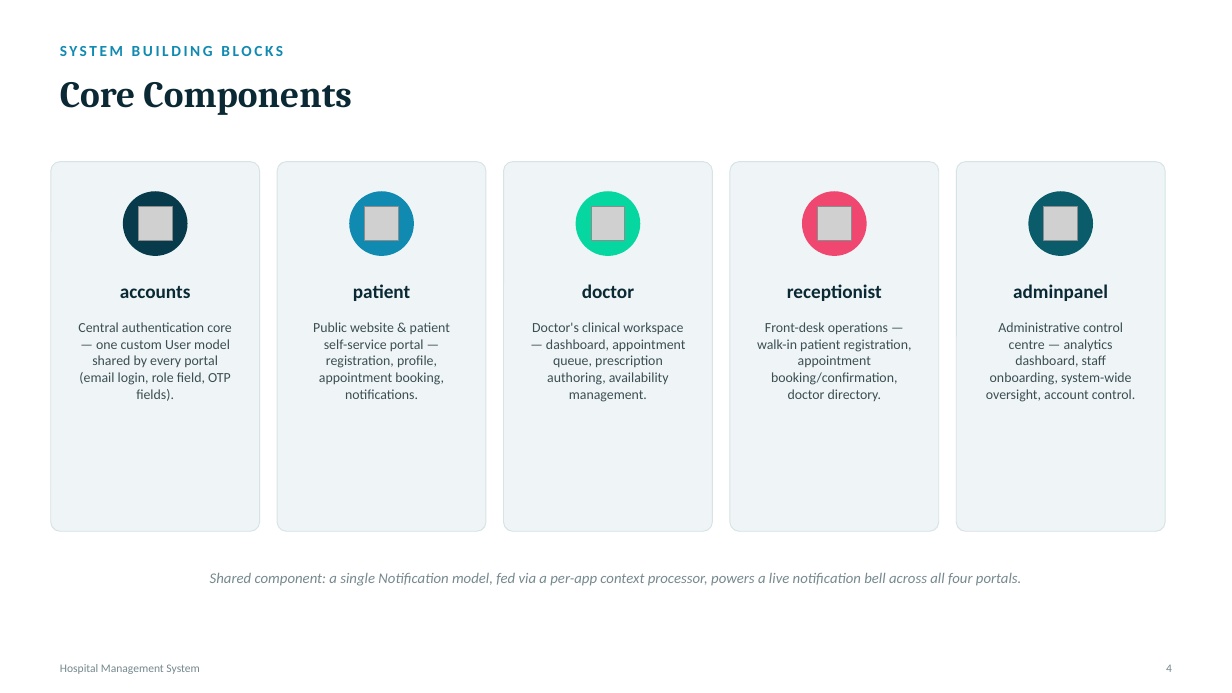
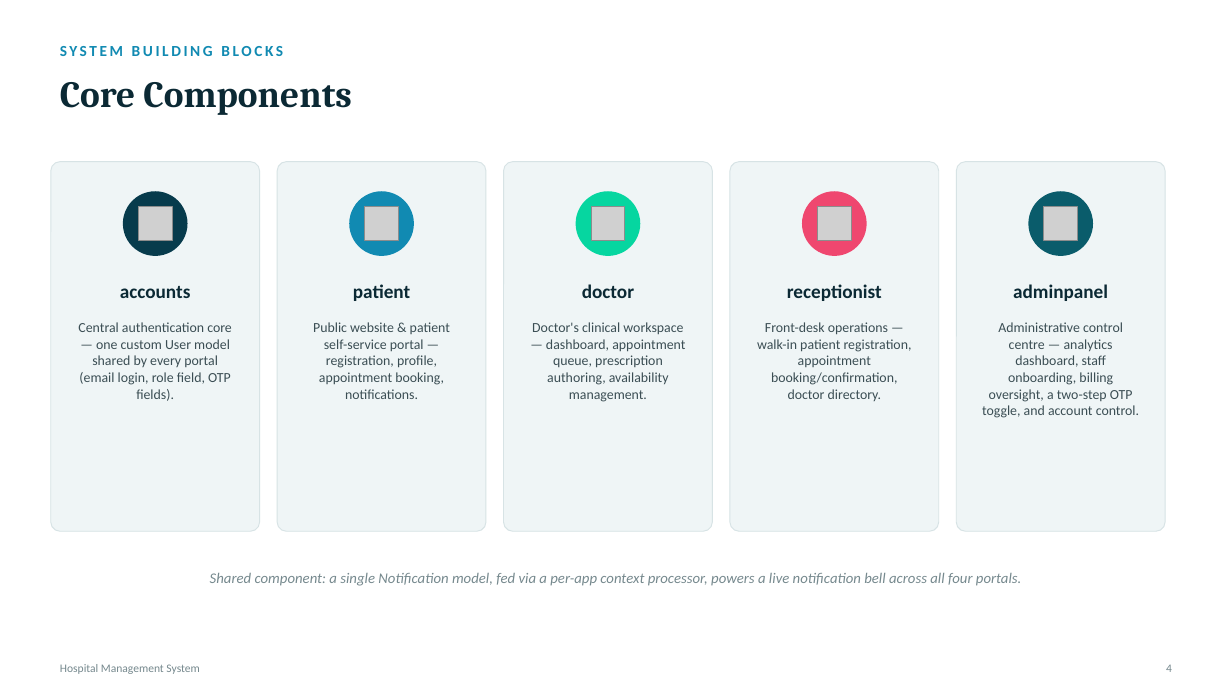
Before and after one commit to lakshitbuilds/Hospital-Management-System, a slide deck: slide 5 of HMS_Project_Presentation.pptx. Drawn at 1232x693 pixels with LibreOffice and Linux fonts; fonts in the diff are those of the drawing; grey boxes stand for pictures. Boxes give left, top, right and bottom in pixels: in the first picture for what was removed or moved away, otherwise in the second. Text is boxed around its words. In the diff, an @@ line names an element or a change of style, - is before the commit and + after.

```diff
--- a/HMS_Project_Presentation.pptx
+++ b/HMS_Project_Presentation.pptx
@@ text at (982, 322, 1139, 418): text changed @@
-Administrative control centre — analytics dashboard, staff onboarding, system-wide oversight, account control.
+Administrative control centre — analytics dashboard, staff onboarding, billing oversight, a two-step OTP toggle, and account control.
```
Also in this commit, not shown: 15 other slides changed, 1 slide added, 5 other files.
